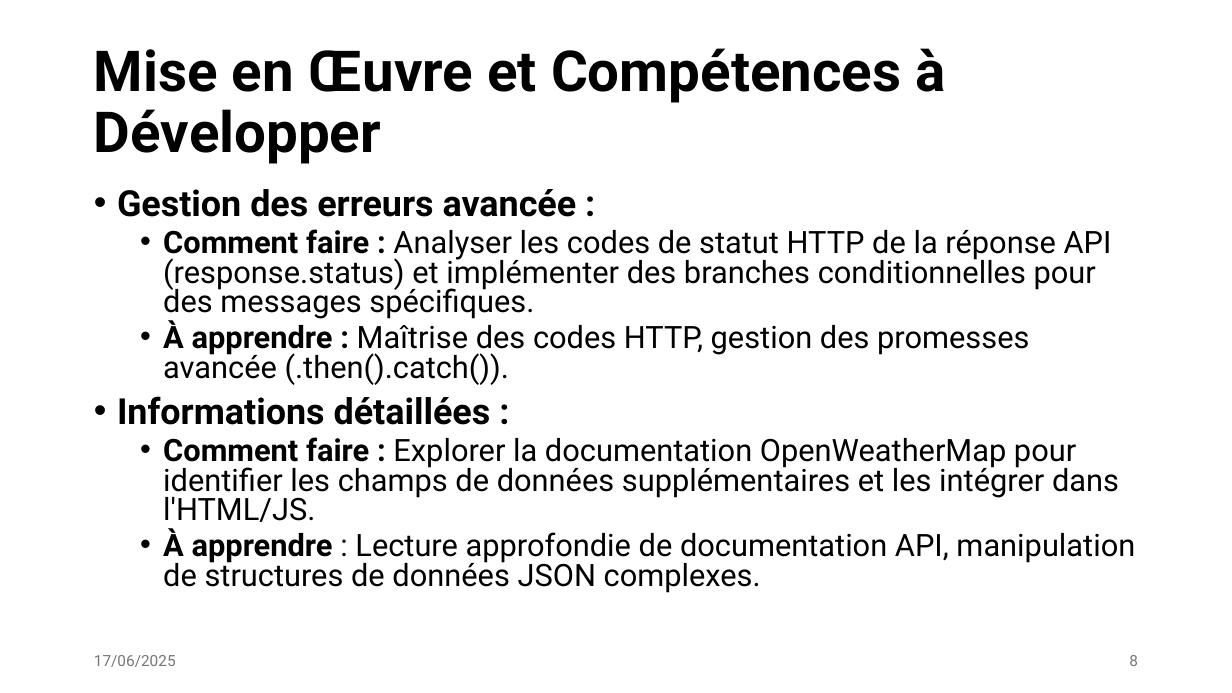
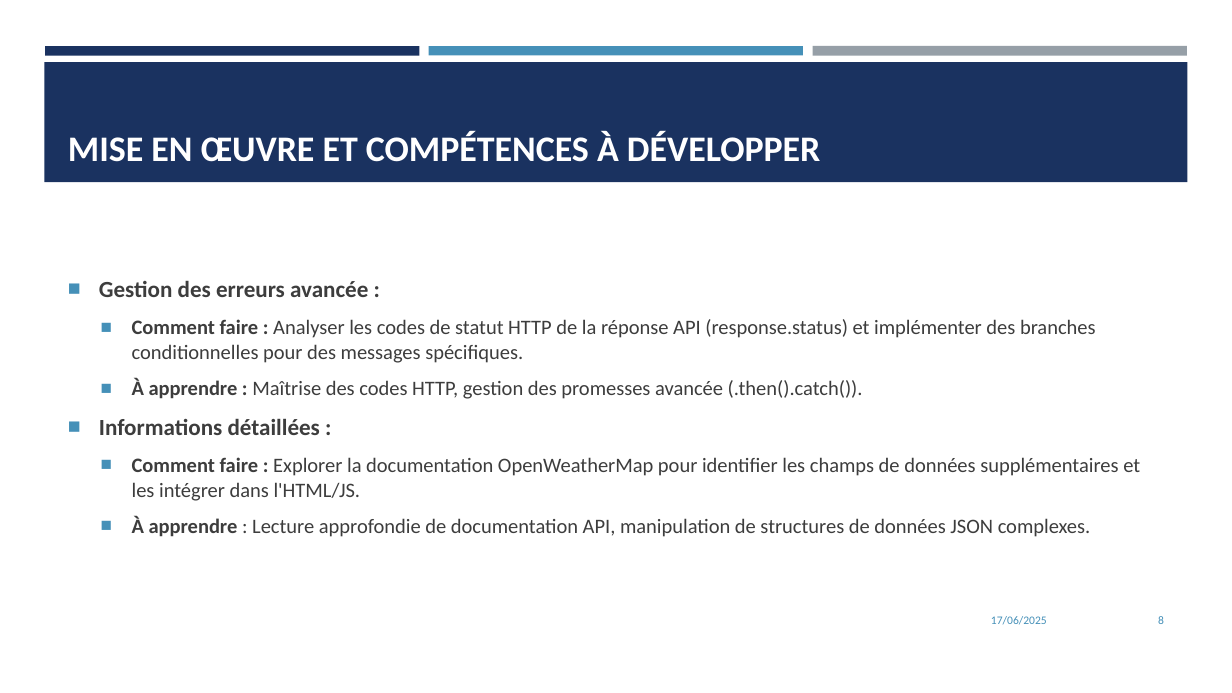
Before and after one commit to ualtas/meteoscope, a slide deck: slide 8 of meteoscop.pptx. Drawn at 1232x693 pixels with LibreOffice and Linux fonts; fonts in the diff are those of the drawing. Boxes give left, top, right and bottom in pixels: in the first picture for what was removed or moved away, otherwise in the second. Text is boxed around its words. In the diff, an @@ line names an element or a change of style, - is before the commit and + after.

```diff
--- a/meteoscop.pptx
+++ b/meteoscop.pptx
@@ rectangle added at box(45, 46, 420, 55), fill #1A3260 @@
@@ rectangle added at box(429, 46, 803, 55), fill #4590B8 @@
@@ rectangle added at box(812, 46, 1187, 56), fill #969FA7 @@
@@ rectangle added at box(44, 62, 1188, 182), fill #1A3260 @@
@@ title "MISE EN ŒUVRE ET COMPÉTENCES ..." at box(68, 131, 821, 162): vertical alignment middle to bottom @@
@@ title at box(68, 131, 821, 162): text changed; size 44 to 28 pt; font Roboto to Calibri; text colour #000000 to #FFFFFF @@
-Mise en Œuvre et Compétences à Développer
+MISE EN ŒUVRE ET COMPÉTENCES À DÉVELOPPER
@@ text "Gestion des erreurs avancée :": place and size @@
-text "Gestion des erreurs avancée :" at box(117, 189, 1135, 593)
+text "Gestion des erreurs avancée :" at box(99, 281, 1140, 537)
@@ text "Gestion des erreurs avancée :" at box(99, 281, 1140, 537): size 28 to 18 pt in "Gestion des erreurs avancée :", "Informations détaillées :"; font Roboto to Calibri, text colour #000000 to #3D3D3D, size 24 to 16 pt; bullet • to ■; line spacing 0.8 to 1; more space between paragraphs; vertical alignment top to middle @@
@@ text "17/06/2025": place and size @@
-text "17/06/2025" at box(94, 655, 176, 667)
+text "17/06/2025" at box(991, 616, 1047, 625)
@@ text "17/06/2025" at box(991, 616, 1047, 625): size 12 to 9 pt, font Roboto to Calibri, text colour #797979 to #4590B8; alignment left to right @@
@@ page number: place and size @@
-page number at box(1129, 655, 1138, 666)
+page number at box(1158, 616, 1164, 624)
@@ page number at box(1158, 616, 1164, 624): size 12 to 9 pt, font Roboto to Calibri, text colour #797979 to #4590B8 @@
```
Also in this commit, not shown: 10 other slides changed.
